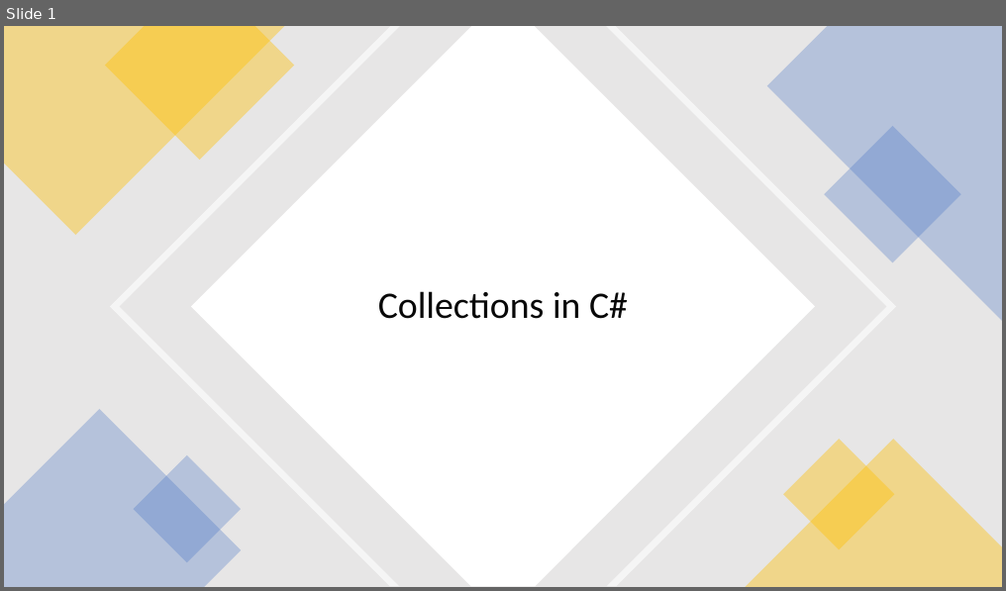
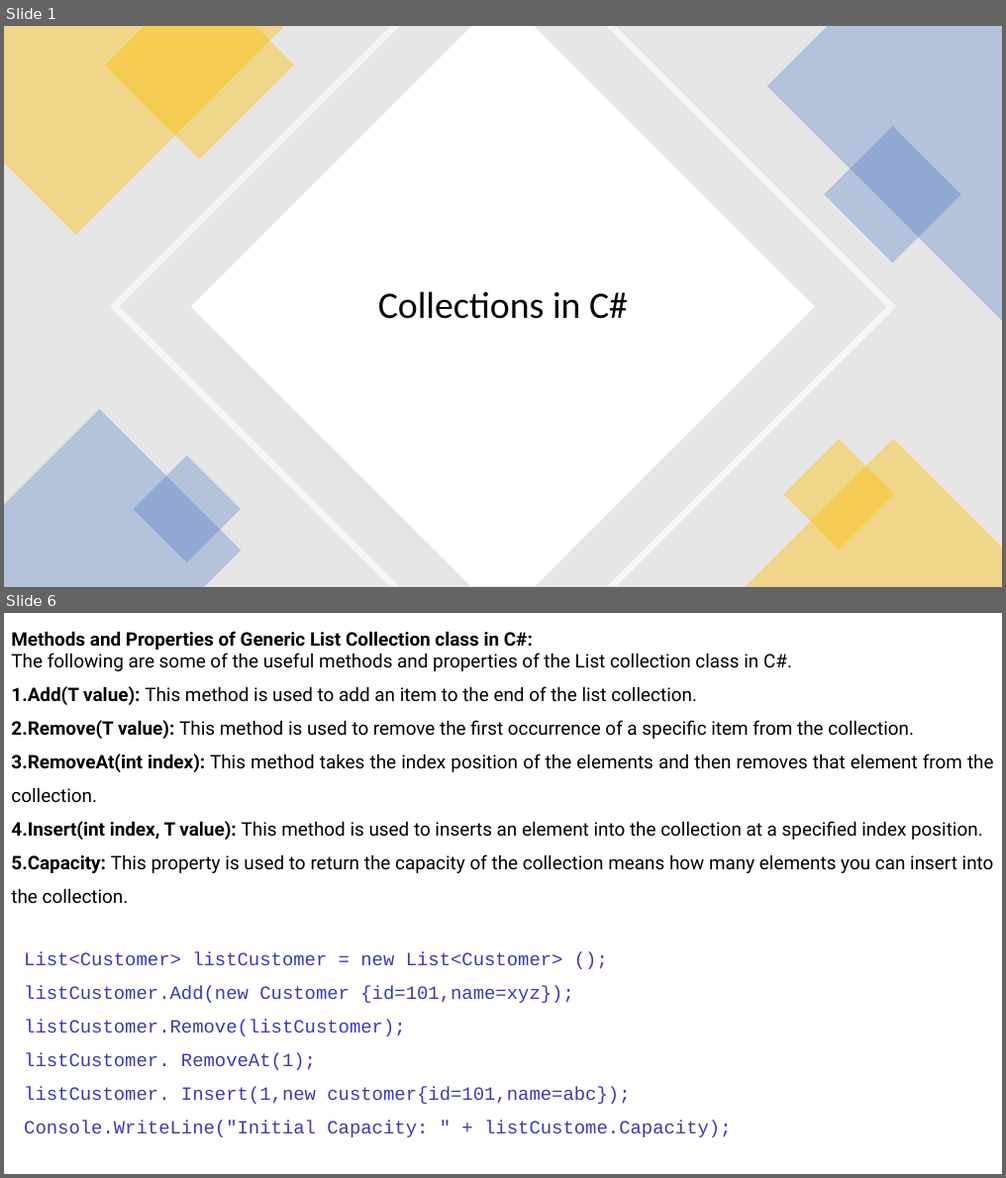
Before and after one commit to ratreraj/Csharpe-Dotnet-Sql-Docs, a slide deck: Collection.pptx. Shown one above the other, each under a label of ours: slide 1 before the commit, slides 1 and 6 after it; the slides between them are not shown. The pictures are 1006x591 and 1006x1178 pixels, drawn with LibreOffice and Linux fonts; fonts in the diff are those of the drawing. Boxes give left, top, right and bottom in pixels: in the first picture for what was removed or moved away, otherwise in the second. Text is boxed around its words. In the diff, an @@ line names an element or a change of style, - is before the commit and + after.

```diff
--- a/Collection.pptx
+++ b/Collection.pptx
@@ slide 6 added at (4,613,1002,1174), background #FFFFFF @@
@@ text added at (11,631,994,904), 18 pt, text #000000 @@
+Methods and Properties of Generic List Collection class in C#:
+The following are some of the useful methods and properties of the List collection class in C#.
+1. Add(T value): This method is used to add an item to the end of the list collection.
+2. Remove(T value): This method is used to remove the first occurrence of a specific item from the collection.
+3. RemoveAt(int index): This method takes the index position of the elements and then removes that element from the collection.
+4. Insert(int index, T value): This method is used to inserts an element into the collection at a specified index position.
+5. Capacity: This property is used to return the capacity of the collection means how many elements you can insert into the collection.
@@ text added at (24,953,731,1138), 18 pt, text #3A3AB9 @@
+List<Customer> listCustomer = new List<Customer> ();
+listCustomer.Add(new Customer {id=101,name=xyz});
+listCustomer.Remove(listCustomer);
+listCustomer. RemoveAt(1);
+listCustomer. Insert(1,new customer{id=101,name=abc});
+Console.WriteLine("Initial Capacity: " + listCustome.Capacity);
```
Also in this commit, not shown: 4 slides changed, 3 other slides added, 1 other file.
